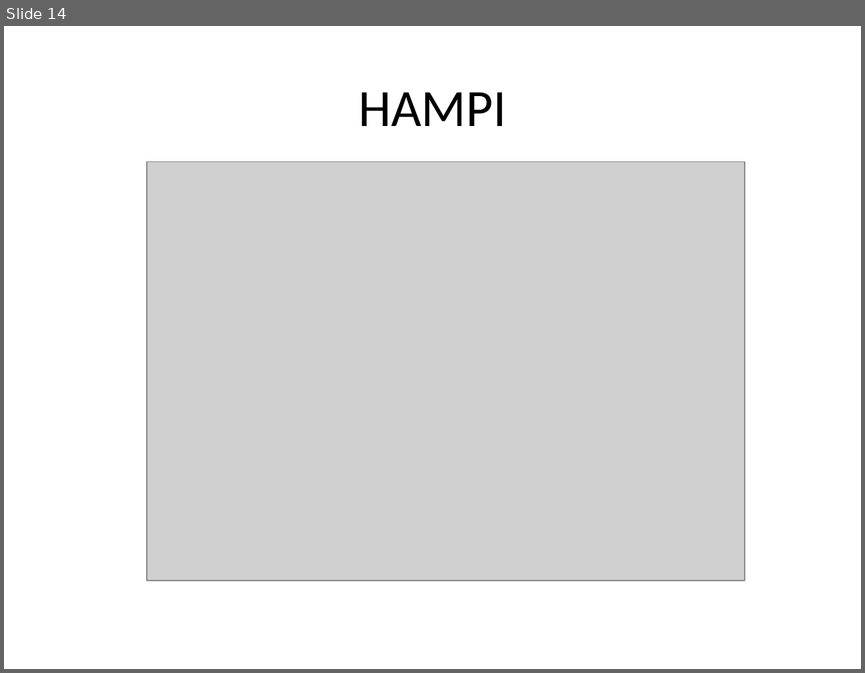
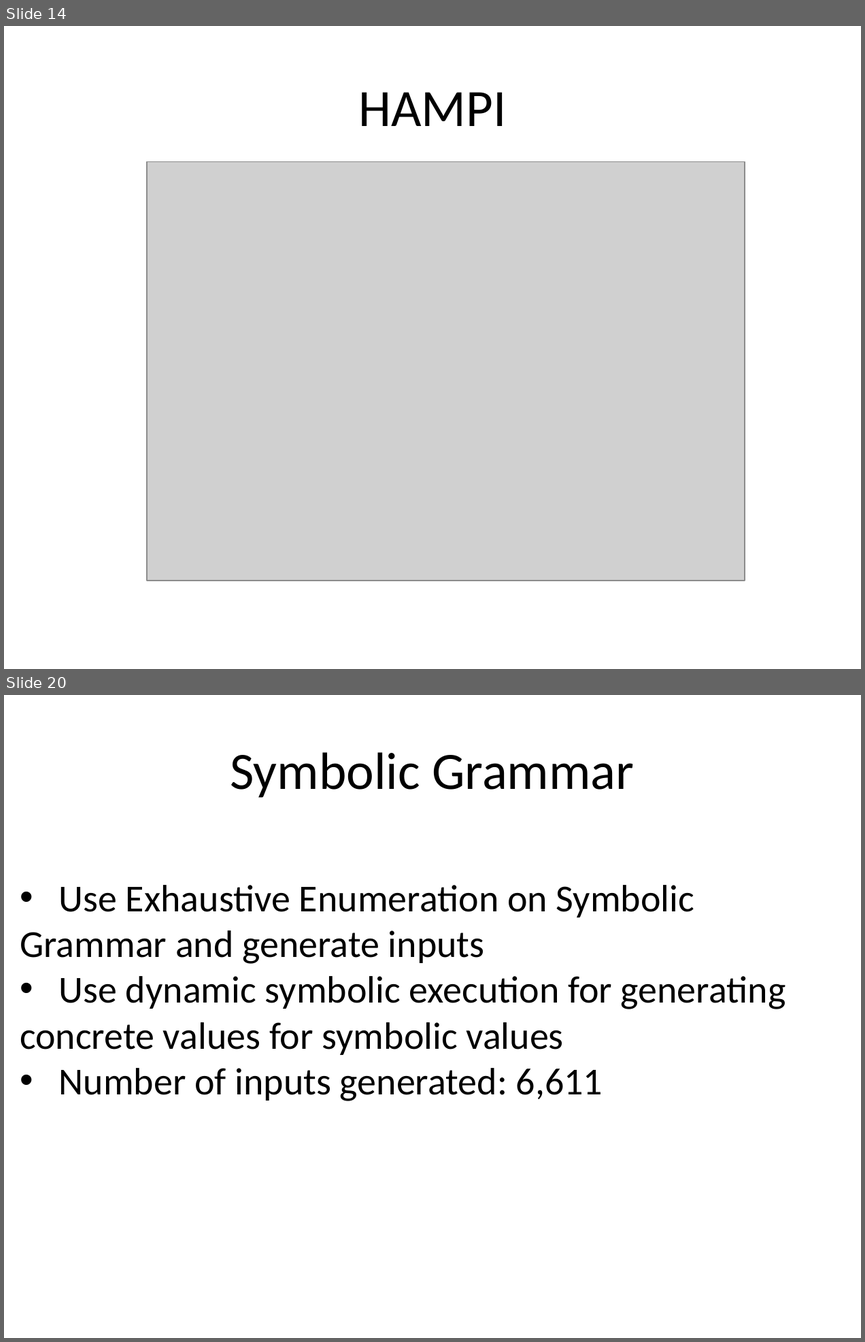
Before and after one commit to mentaman/cspat, a slide deck: Course/707 Theory of Computation/testing.pptx. Shown one above the other, each under a label of ours: slide 14 before the commit, slides 14 and 20 after it; the slides between them are not shown. The pictures are 865x673 and 865x1342 pixels, drawn with LibreOffice and Linux fonts; fonts in the diff are those of the drawing; grey boxes stand for pictures; background and template pictures are left out. Boxes give left, top, right and bottom in pixels: in the first picture for what was removed or moved away, otherwise in the second. Text is boxed around its words. In the diff, an @@ line names an element or a change of style, - is before the commit and + after.

```diff
--- a/Course/707 Theory of Computation/testing.pptx
+++ b/Course/707 Theory of Computation/testing.pptx
@@ slide 20 added at [4,695,861,1338], background picture (left out) @@
@@ title added at [230,752,634,798], 44 pt, text #000000 @@
+Symbolic Grammar
@@ text added at [20,885,786,1101], 32 pt, text #000000 @@
+• Use Exhaustive Enumeration on Symbolic Grammar and generate inputs
+• Use dynamic symbolic execution for generating concrete values for symbolic values
+• Number of inputs generated: 6,611
```
Also in this commit, not shown: 1 slide changed, 6 other slides added.
